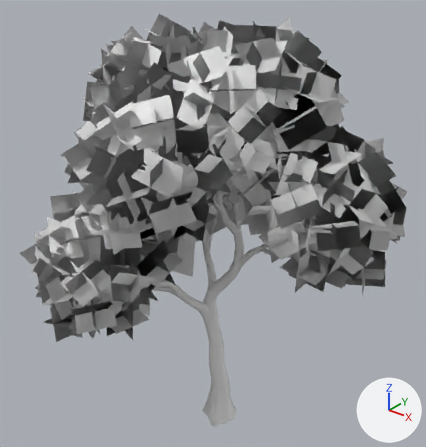
An edit to the FBX model Assets/Res/Other/Nature/Mesh/Broadleaf_1.fbx, drawn before and after from the same camera.
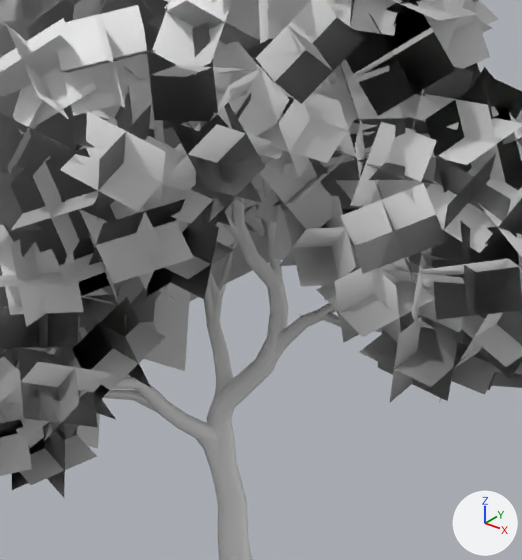
There are two pictures of each version: one whole from a camera (50 mm lens) standing at (8.35, -10.72, 12.49) and looking at (-0.19, -0.06, 5.87), one close up on the part from 24% to 85% of the width and 21% to 83% of the height. The axes (+X, +Y, +Z) are drawn at lower right. The lights are the same throughout. Materials are left out; every surface is plain grey. Objects named as collision shapes, trigger or cutter boxes, shadow casters or lower levels of detail are left out. Where no turn or scale is listed for an object, it has been applied to the vertices.

Names of what the first close-up shows: 'LOD0'.
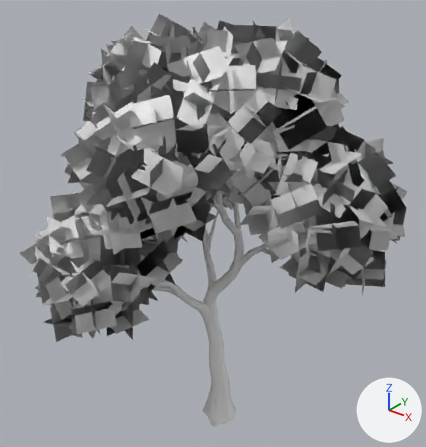
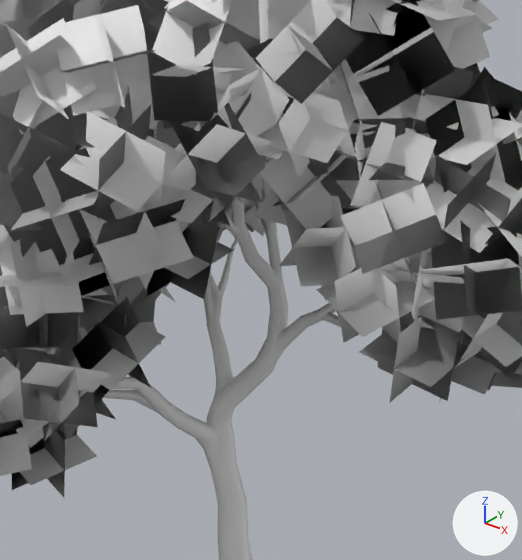
Location of each change, (x1, y1, x2, y2) in pixels of the close-ups (522 x 560 px):
part 1 of me_lod0, deleted
    before: (0, 65, 462, 448)

The change in detail:
me_lod0 is used by ob_lod0; location (0.0, 0.0, 0.0).
me_lod0 had 4870 vertices, 3480 faces and spanned x -4.2..4.4, y -4.24..3.82, z -0.41..10.91.
me_lod0 now has 4798 vertices, 3444 faces and spans x -4.2..4.4, y -4.24..3.82, z -0.41..10.91.
me_lod0 part 1: 18 loose pieces with 72 vertices, spanning x -3.54..3.7, y -3.58..3.48, z 3.49..10.07, are deleted.
